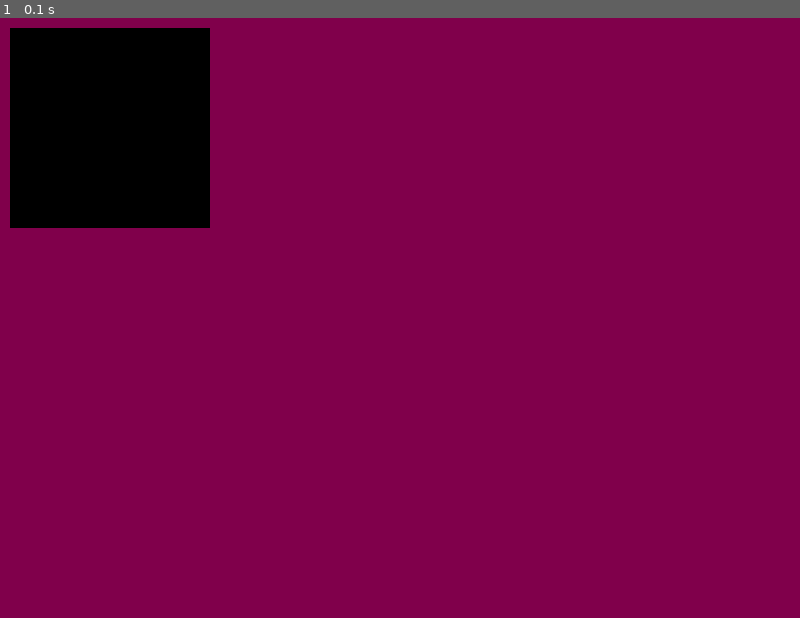
Above: before the commit, frame 1.
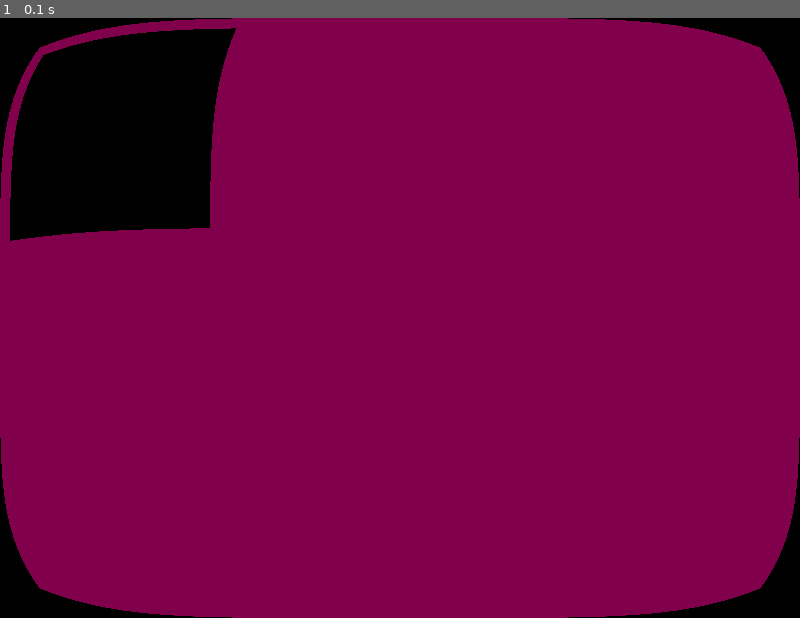
Above: after the commit, the same moment.

Repository: Erocr/shaders_pygame
Game: pygame game, started from shader_test.py
The game is run twice, just before and just after one commit, with the same random seed, the same clock (stepped at 60 frames per second) and the same inputs.
Inputs:
- Up to frame 1 (0.1 s): no input

The runs differ from the first frame. In frame 1, 4.3% of the frame differs, in the area x 0-100%, y 0-100%.

Commit message:
fix: little bug fix

Diff:
--- a/Shader.py
+++ b/Shader.py
@@ -1,9 +1,7 @@
-import sys
 from array import array
 
 import moderngl
 import pygame as pg
-
 
 _default_fragment_shader = """
 #version 330 core
@@ -37,18 +35,18 @@
     """
     Shader.ctx = moderngl.create_context()
     Shader.quad_buffer = Shader.ctx.buffer(data=array('f', [
-        # position (x, y), uv coords (x, y)
-        -1.0, 1.0, 0.0, 0.0,  # topleft
-        1.0, 1.0, 1.0, 0.0,  # topright
-        -1.0, -1.0, 0.0, 1.0,  # bottomleft
-        1.0, -1.0, 1.0, 1.0,  # bottomright
+        # position (x, y), uv coordinates (x, y)
+        -1.0, 1.0, 0.0, 0.0,  # top left
+        1.0, 1.0, 1.0, 0.0,  # top right
+        -1.0, -1.0, 0.0, 1.0,  # bottom left
+        1.0, -1.0, 1.0, 1.0,  # bottom right
     ]))
     Shader.quad_buffer_invert_y = Shader.ctx.buffer(data=array('f', [
-        # position (x, y), uv coords (x, y)
-        -1.0, 1.0, 0.0, 1.0,  # topleft
-        1.0, 1.0, 1.0, 1.0,  # topright
-        -1.0, -1.0, 0.0, 0.0,  # bottomleft
-        1.0, -1.0, 1.0, 0.0,  # bottomright
+        # position (x, y), uv coordinates (x, y)
+        -1.0, 1.0, 0.0, 1.0,  # top left
+        1.0, 1.0, 1.0, 1.0,  # top right
+        -1.0, -1.0, 0.0, 0.0,  # bottom left
+        1.0, -1.0, 1.0, 0.0,  # bottom right
     ]))
 
 
@@ -104,7 +102,7 @@
         self.renderer = self.ctx.vertex_array(self.program, [(self.quad_buffer, "2f 2f", "vert",
                                                               "texCoord")])
         self.renderer_invert_y = self.ctx.vertex_array(self.program, [(self.quad_buffer_invert_y, "2f 2f", "vert",
-                                                              "texCoord")])
+                                                                       "texCoord")])
 
         self.texture_indices = {}
         self.used_textures = {}
@@ -120,7 +118,7 @@
         """ You're supposed to use add_uniform instead ! """
         if name not in self.texture_indices:
             self.texture_indices[name] = self.texture_index_max
-            self.texture_index_max += 1
+            Shader.texture_index_max += 1
         if name in self.used_textures:
             self.used_textures[name].release()
         texture.use(self.texture_indices[name])
@@ -145,6 +143,7 @@
 
 class MultiShaders2D(Shader):
     """ A container with many shaders, applied one after another. """
+
     def __init__(self):
         self.shaders: list[Shader] = []
         self.frame_buffers: list[moderngl.Framebuffer] = []
@@ -172,7 +171,7 @@
                 self.frame_buffers[i].use()
             else:
                 self.ctx.screen.use()
-            self.shaders[i].render(i < len(self.shaders)-1)
+            self.shaders[i].render(i < len(self.shaders) - 1)
 
     def add_uniform(self, name, value):
         """
@@ -184,5 +183,4 @@
         """
         self.shaders[0].add_uniform(name, value)
 
-
 # TODO: Compute shaders
--- a/shader_test.py
+++ b/shader_test.py
@@ -1,13 +1,12 @@
 from Shader import *
 from Inputs import *
-from math import cos
 
 pg.init()
 screen = pg.display.set_mode((800, 600), pg.OPENGL | pg.DOUBLEBUF)
 inputs = Inputs()
 
 shader = MultiShaders2D()
-shader.add_shader(Shader2D(frag_shader="ecran_chelou.glsl"))
+shader.add_shader(Shader2D(frag_shader="old_screen_effect.glsl"))
 shader.add_shader(Shader2D(frag_shader="uniform_light.glsl"))
 
 
Renamed: ecran_chelou.glsl -> old_screen_effect.glsl
